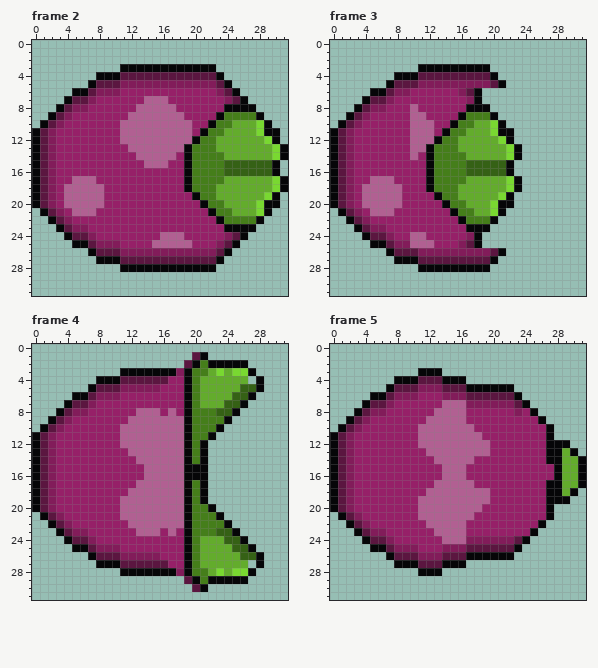
Pixel-art file -- assets/sprites/legval/turret_epine.ase. Above is the file before it was changed.
32x32 pixels, 5 frames. Shown: frame 2, frame 3, frame 4, frame 5.
Now the later version:
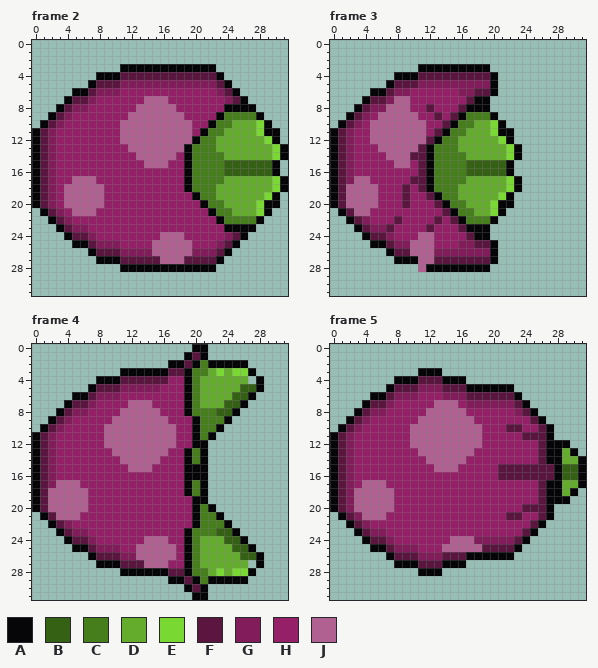
Palette (. is transparent): A #060608  B #356115  C #457e1a  D #63ac2c  E #79d831  F #5b1640  G #821c5a  H #962068  J #b16092
What changed:
layer "Layer 5" added
Frame 2, layer "Layer 5":
y 26: x 15..19 GGGGG -> JJJJJ
y 27: x 16..18 FFF -> JJJ
Frame 3, layers "Layer 5", "Layer 3":
y 5: x 20..21 FA -> A.
y 6: x 17..20 FA.. -> GFFA
y 7: x 8..9 HH -> JJ; x 17 G -> F; x 19 . -> A
y 8: x 7..10 HHHJ -> JJJH; x 12 H -> F; x 16 H -> F
y 9: x 6..9 HHHH -> JJJJ; x 11 J -> H; x 13 H -> F; x 15 H -> F
y 10: x 5..9 HHHHH -> JJJJJ; x 12 J -> H; x 14 H -> F
y 11: x 5..9 HHHHH -> JJJJJ; x 12..13 JH -> HF
y 12: x 5..9 HHHHH -> JJJJJ; x 12 J -> F
y 13: x 6..9 HHHH -> JJJJ; x 11 J -> F
y 14: x 7..11 HHHJH -> JJJFF
y 15: x 8..9 HH -> JJ; x 11 H -> F
y 16: x 11 H -> F
y 17: x 3..7 HHJJJ -> JJHHH; x 10..11 HH -> FF
y 18: x 2..3 GH -> JJ; x 6..9 JJJH -> HHHF; x 11 H -> F
y 19: x 2..3 GH -> JJ; x 6..9 JJJH -> HHHF; x 12 H -> F
y 20: x 2..3 GH -> JJ; x 6..9 JJJH -> HHHF; x 13 H -> F
y 21: x 3..7 GHJJJ -> JJHHH; x 14 H -> F
y 22: x 8 H -> F; x 13 H -> F; x 15 H -> F
y 23: x 7 H -> F; x 12 H -> F; x 16 H -> F
y 24: x 10 J -> H; x 12 H -> J; x 17 G -> F; x 19 . -> A
y 25: x 17..20 FA.. -> GFFA
y 26: x 10..12 FGG -> JJJ; x 20..21 FA -> A.
y 27: x 11..12 FF -> JJ
y 28: x 11 A -> J
Frame 4, layers "Layer 5", "Layer 3":
y 0: x 20..21 .. -> AA
y 1: x 19 . -> A
y 2: x 17..18 .. -> AA
y 3: x 17..18 AG -> FF
y 7: x 12..14 HHH -> JJJ
y 8: x 11..12 HH -> JJ; x 17 J -> H
y 9: x 10..11 HH -> JJ; x 17..20 JJAC -> HHHA
y 10..12: x 9..10 HH -> JJ; x 18..20 JAC -> HHA
y 13: x 10..11 HH -> JJ; x 17..18 JJ -> HH
y 14: x 11..12 HH -> JJ; x 16..18 JJJ -> HHH
y 15: x 12..13 HH -> JJ; x 15..18 JJJJ -> HHHH
y 16: x 14..18 JJJJJ -> HHHHH
y 17: x 3..5 HHH -> JJJ; x 13..18 JJJJJJ -> HHHHHH
y 18: x 2..6 GHHHH -> JJJJJ; x 12..18 JJJJJJJ -> HHHHHHH
y 19..20: x 2..6 GHHHH -> JJJJJ; x 11..20 JJJJJJJJAC -> HHHHHHHHHA
y 21: x 3..5 GHH -> JJJ; x 11..20 JJJJJJJJAC -> HHHHHHHHHA
y 22: x 12..20 JJJJJJJAC -> HHHHHHHHA
y 23: x 13..15 JJJ -> HHH; x 17 J -> H
y 24: x 14..16 HHH -> JJJ
y 25: x 13..17 HHHHH -> JJJJJ
y 26: x 13..17 GGGHH -> JJJJJ
y 27: x 14..16 FFF -> JJJ
y 28: x 17..18 AG -> FF
y 29: x 17..18 .. -> AA
y 30: x 19 . -> A
y 31: x 20..21 .. -> AA
Frame 5, layers "Layer 5", "Layer 3":
y 7: x 13 H -> J; x 16 J -> H
y 8: x 12 H -> J; x 24 H -> F
y 9: x 11 H -> J; x 17 H -> J; x 25 H -> F
y 10: x 10 H -> J; x 18 H -> J; x 22..23 HH -> FF; x 26 H -> F
y 11: x 10 H -> J; x 24..26 HHH -> FFF
y 12: x 10 H -> J; x 19 J -> H; x 26 H -> F
y 13: x 11 H -> J; x 18..19 JJ -> HH; x 26 H -> F
y 14: x 12 H -> J; x 17 J -> H; x 26 H -> F
y 15: x 13 H -> J; x 16 J -> H; x 21..27 HHHHHHH -> FFFFFFF; x 29..30 DD -> BB
y 16: x 14..16 JJJ -> HHH; x 21..27 HHHHHHH -> FFFFFFF; x 29..30 DD -> BB
y 17: x 4..6 HHH -> JJJ; x 13..17 JJJJJ -> HHHHH; x 26 H -> F
y 18: x 3..7 HHHHH -> JJJJJ; x 12..19 JJJJJJJJ -> HHHHHHHH; x 26 H -> F
y 19: x 3..7 HHHHH -> JJJJJ; x 11..19 JJJJJJJJJ -> HHHHHHHHH; x 26 H -> F
y 20: x 3..7 HHHHH -> JJJJJ; x 11..18 JJJJJJJJ -> HHHHHHHH; x 24..26 HHH -> FFF
y 21: x 4..6 HHH -> JJJ; x 11..17 JJJJJJJ -> HHHHHHH; x 22..23 HH -> FF; x 26 H -> F
y 22: x 12..16 JJJJJ -> HHHHH; x 25 H -> F
y 23: x 13..16 JJJJ -> HHHH; x 24 H -> F
y 24: x 14 J -> H; x 17 G -> J
y 25: x 14..18 GGGFF -> JJJJJ
